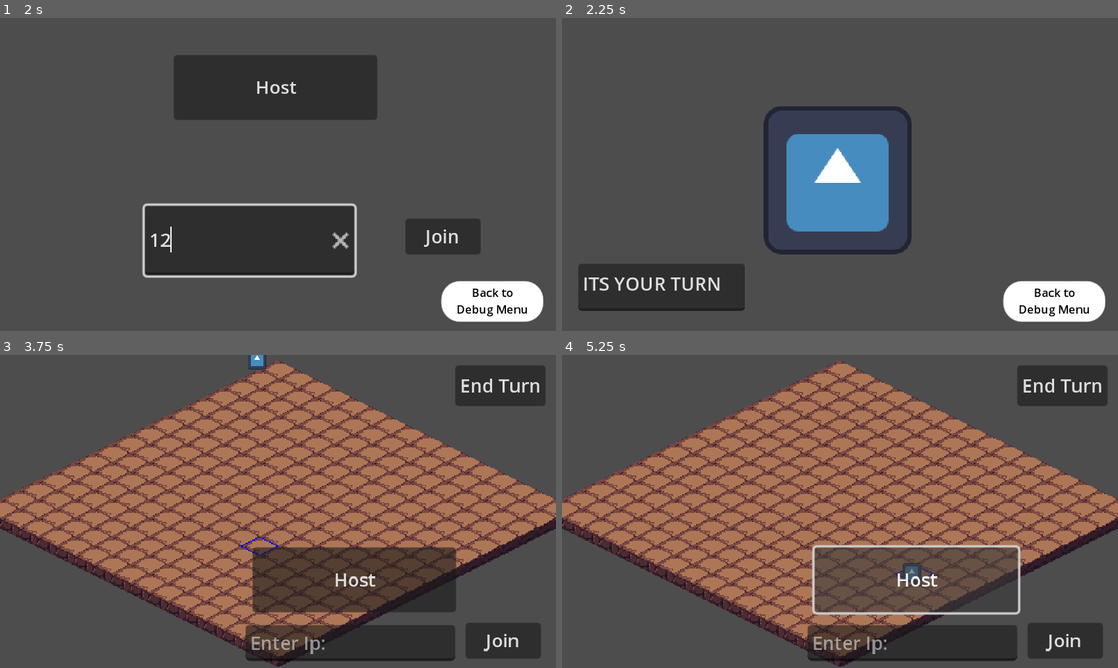
Above: before the commit, frames 1-4 (two rows, left to right).
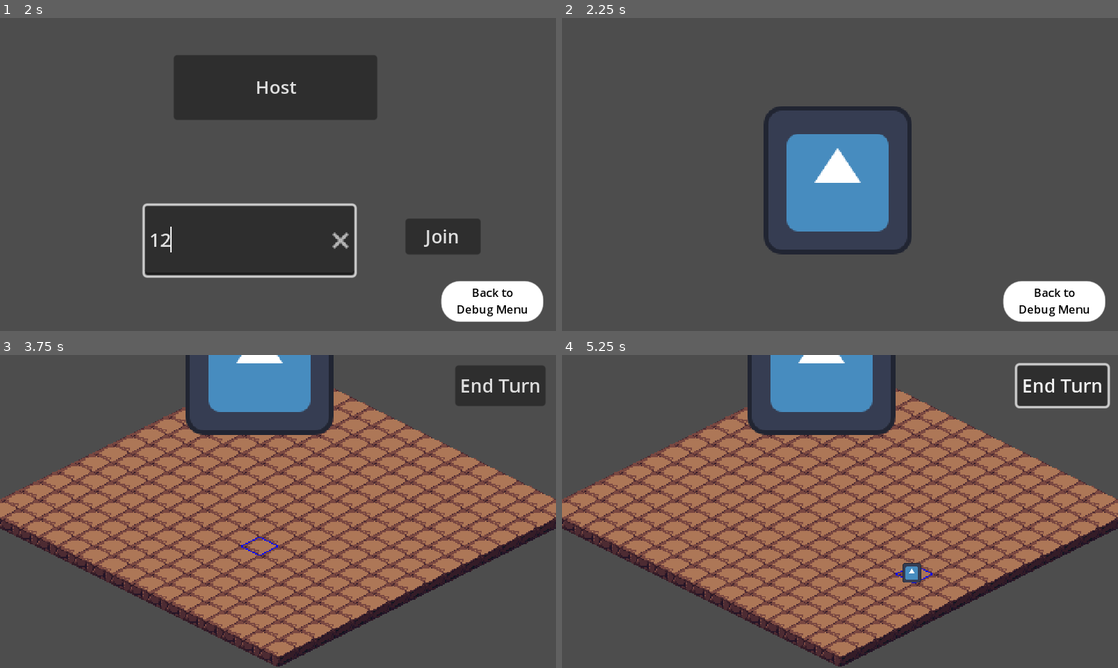
Above: after the commit, the same moments.

Repository: CodingMan275/gunslinger
Game: Godot game, scene res://debug_screen/debug_menu.tscn
Same seed, same stepped clock (60 frames per second), same inputs: the game is played once before the commit and once after it. The engine's default icon, where the game draws it, is replaced by a stand-in: a white triangle on a blue panel in a dark square.
Inputs (mouse positions are in pixels of both pictures, inside the frame that each line leads up to):
- Up to frame 1 (2 s): click "world" at 0.5 s; click (250, 240) at 1.27 s; type "12" at 1.35 s
- Up to frame 2 (2.25 s): click "Host" at 2 s
- Up to frame 3 (3.75 s): click "Back to Debug Menu" at 2.75 s; click "node_2d" at 3.5 s
- Up to frame 4 (5.25 s): click "End Turn" at 4.25 s; click (917, 580) at 5 s, where only the run before the commit has a clickable "Host"

Frame 1 is identical in both runs. In frame 2, 4.4% of the frame differs, in the area x 2-33%, y 78-94%; in frame 3, 19%; in frame 4, 19%, in the area x 33-99%, y 0-98%.
Error before the commit: Attempt to call function 'grab_focus' in base 'null instance' on a null instance. (res://tile_map.gd:23)

Commit message:
Revert "Peer ID Connected to Tile Map"
This reverts commit 127974195b67962c10cb84ddb2e0e2fff63ce8bb.

Diff:
--- a/Player.tscn
+++ b/Player.tscn
@@ -24,13 +24,4 @@
 [node name="MultiplayerSynchronizer" type="MultiplayerSynchronizer" parent="."]
 replication_config = SubResource("SceneReplicationConfig_42imv")
 
-[node name="CanvasLayer" type="CanvasLayer" parent="."]
-
-[node name="TextEdit" type="TextEdit" parent="CanvasLayer"]
-offset_left = 14.0
-offset_top = 212.0
-offset_right = 158.0
-offset_bottom = 253.0
-text = "ITS YOUR TURN"
-
 [connection signal="ready" from="." to="." method="_on_ready"]
--- a/node_2d.tscn
+++ b/node_2d.tscn
@@ -450,14 +450,6 @@
 sources/0 = SubResource("TileSetAtlasSource_p1dyh")
 sources/1 = SubResource("TileSetAtlasSource_bqeqs")
 
-[sub_resource type="SceneReplicationConfig" id="SceneReplicationConfig_mfl53"]
-properties/0/path = NodePath("MoveablePlayer:position")
-properties/0/spawn = true
-properties/0/replication_mode = 1
-properties/1/path = NodePath("CanvasLayer/Button:button_pressed")
-properties/1/spawn = true
-properties/1/replication_mode = 1
-
 [node name="Node2D" type="Node2D"]
 
 [node name="TileMap" type="TileMap" parent="."]
@@ -468,7 +460,6 @@
 layer_1/name = "Layer1"
 layer_1/y_sort_enabled = true
 script = ExtResource("3_m8k54")
-player_scene = ExtResource("5_lmdmc")
 
 [node name="Camera2D" type="Camera2D" parent="."]
 offset = Vector2(16, 130)
@@ -485,42 +476,7 @@
 action_mode = 0
 text = "End Turn"
 
-[node name="Host" type="Button" parent="CanvasLayer"]
-anchors_preset = -1
-anchor_left = 0.454
-anchor_top = 0.615
-anchor_right = 0.82
-anchor_bottom = 0.822
-offset_left = 0.0799866
-offset_top = -0.0500031
-offset_right = 0.103973
-offset_bottom = -0.00396729
-text = "Host"
-
-[node name="Join" type="Button" parent="CanvasLayer"]
-anchors_preset = -1
-anchor_left = 0.837
-anchor_top = 0.856
-anchor_right = 0.973
-anchor_bottom = 0.97
-offset_left = 0.23999
-offset_top = -0.12001
-offset_right = -0.0400391
-offset_bottom = 0.100006
-text = "Join"
-
-[node name="LineEdit" type="LineEdit" parent="CanvasLayer"]
-offset_left = 212.0
-offset_top = 233.0
-offset_right = 393.0
-offset_bottom = 264.0
-placeholder_text = "Enter Ip:"
-clear_button_enabled = true
-
-[node name="MultiplayerSpawner" type="MultiplayerSpawner" parent="."]
-spawn_path = NodePath("..")
-
-[node name="MultiplayerSynchronizer" type="MultiplayerSynchronizer" parent="."]
-replication_config = SubResource("SceneReplicationConfig_mfl53")
-
+[node name="Player" parent="." instance=ExtResource("5_lmdmc")]
+
+[connection signal="Order" from="TileMap" to="Player" method="_on_tile_map_order"]
 [connection signal="pressed" from="CanvasLayer/Button" to="TileMap" method="_on_button_pressed"]
--- a/player.gd
+++ b/player.gd
@@ -11,34 +11,14 @@
 
 #Player ID which will be determined on creation
 #Based on number of current connected peers
-var Host_ID = 0
-var Client_ID = 0
+var Player_ID = 0
 
-
-#When Host instantitates the play it is given special player 1 priviliges
-#Also giving it an ID based on number of peers messed it up
-func _on_host_id_signal(ID) -> void:
-	Host_ID = ID
-	pass # Replace with function body.
 
 #When the player is spawned into the 'tree' or scene it is giving
 #itself authority to itself multiplayer wise. Basically it gives you control
 #over your character
 func _enter_tree():
 	set_multiplayer_authority(name.to_int())
-
-	#Host is having some issues when peer connects and keeping its orignial ID of 1
-	#So now if the peer did not connected by host its ID its Host ID is zero
-	#and it gets a client ID, again could not find a more elegant solution but it will work
-	#Could proabably get it down to one static ID on a function that does not get called multiple times
-	#Sorry, -Josh
-	if Host_ID == 0:
-		Client_ID = multiplayer.get_peers().size() + 1
-		print(Client_ID)
-	else:
-		#Nothing changes its id is still 1
-		Host_ID = 1
-
 
 #Every tic or game update 'delta' the move function is being called
 func _physics_process(delta):
@@ -72,7 +52,7 @@
 	#increase the players velocity to max speed
 	velocity += Accel
 	velocity = velocity.limit_length(MAX_SPEED)
-
+	print(Player_ID)
 
 
 #When the signal from the world turn order is actvated this function
@@ -80,8 +60,11 @@
 func _on_tile_map_order(x) -> void:
 	print("Player")
 	print(x)
-	if(Host_ID == x || Client_ID == x):
-		$CanvasLayer.show()
-	else:
-		$CanvasLayer.hide()
 	pass # Replace with function body.
+
+func _on_ready() -> void:
+		#Array is empty when host is present, plus 1 to give it plyaer ID 1
+	#everytime a player spawns in the scene this runs and it is given its ID
+	Player_ID = multiplayer.get_peers().size() + 1
+	print(Player_ID)
+	pass # Replace with function body.
--- a/tile_map.gd
+++ b/tile_map.gd
@@ -20,7 +20,6 @@
 			}
 			set_cell(0, Vector2(x, y), 0, Vector2i(0, 0), 0)
 	#print(Dict)
-	line_edit.grab_focus()
 
 func _process(delta):
 	var tile = local_to_map(get_global_mouse_position())
@@ -46,85 +45,3 @@
 	#Signal is emitted with the information of turn order
 	Order.emit(Turn_Order)
 	pass # Replace with function body.
-
-#LAN JOSH STUFF
-#LAN Multiplayer tutorial https://www.youtube.com/watch?v=M0LJ9EsS_Ak
-
-#Peer can be both a client or host, its just who you are
-var peer = ENetMultiplayerPeer.new()
-
-signal Host_ID_Signal
-
-#This is what the player will be, whatever the player controller is plug in here
-@export var player_scene : PackedScene
-
-@onready var line_edit = get_node("CanvasLayer/LineEdit")
-
-#Creating a server on someones machine
-func _on_host_pressed() -> void:
-
-	#Will get a window user's LAN IP address, each device has its own unique
-	#LAN IP which needs to be shared somehow
-	#https://forum.godotengine.org/t/how-to-get-local-ip-address/10399/2
-	var LAN_IP = IP.resolve_hostname(str(OS.get_environment("COMPUTERNAME")),1)
-	print(LAN_IP)
-
-	#Arbitrary port, can be changed later or can be made inputable
-	peer.create_server(1027)
-	#creates the peer who is hosting
-	multiplayer.multiplayer_peer = peer
-	multiplayer.peer_connected.connect(add_player)
-	#Add the player to the scene / game
-	add_player()
-	#Canvas no longer needed
-	$CanvasLayer.hide()
-
-#Joining someone who is hosting the game
-func _on_join_pressed() -> void:
-	#IP of SUNY Poly, can be changed later
-	peer.create_client(line_edit.text, 1027)
-	#Create client peer
-	multiplayer.multiplayer_peer = peer
-
-
-	#Canvas no longer needed
-	$CanvasLayer.hide()
-
-	#Adding player number 1
-func add_player(id = 1):
-	#Create an instance of the player scene
-	var player = player_scene.instantiate()
-	#Makes the player name the ID
-	player.name = str(id)
-	#This should make the instance of the character a child of then scene
-	call_deferred("add_child", player)
-
-	#Signal for host to get ID which is player 1, not ideal but no other solution found
-	Host_ID_Signal.emit(1)
-
-	#Exiting the game
-	#This does not work as intended, client is not properly deleted
-	#If host dissconects no one else is booted
-	#Probably has soething to do with clients not having IDs yet
-	#Unclear on how dissconnecting mid match and rejoing would work
-	#I feel confident I could make it work.
-	#Really unclear on how save states would work, not as confident in that
-func exit_game(id):
-	#Deletes host player when they dissconnect
-	multiplayer.peer_disconnected.connect(del_player)
-	del_player(id)
-
-#Calls rpc for deleting players when it dissconnected
-#Not sure why we need two functions del_player and _del_player
-#Just followed tutorial and it broke when I tried to make it more compact
-#A non-issue
-func del_player(id):
-	rpc("_del_player", id)
-
-#RPC is very important for multiplayer in godot, apparently
-@rpc("any_peer","call_local")
-
-#Finally deletes player with ID
-func _del_player(id):
-	#deletes node in the world scene
-	get_node(str(id)).queue_free()
--- a/world.gd
+++ b/world.gd
@@ -1,10 +1,17 @@
 extends Node2D
 #LAN Multiplayer tutorial https://www.youtube.com/watch?v=M0LJ9EsS_Ak
 
+
+#As of right now it is hard coded to only work When
+#Josh hosts the game because of the LAN IP address
+#Working on better solutions now
+
+#Just something to prove LAN is possible with basic movements
+#I feel confident that if we get a world controller / automatic rules controller
+#it would be easy to properly sync and async what is needed per player
+
 #Peer can be both a client or host, its just who you are
 var peer = ENetMultiplayerPeer.new()
-
-signal Host_ID_Signal
 
 #This is what the player will be, whatever the player controller is plug in here
 @export var player_scene : PackedScene
@@ -53,9 +60,6 @@
 	#This should make the instance of the character a child of then scene
 	call_deferred("add_child", player)
 
-	#Signal for host to get ID which is player 1, not ideal but no other solution found
-	Host_ID_Signal.emit(1)
-
 	#Exiting the game
 	#This does not work as intended, client is not properly deleted
 	#If host dissconects no one else is booted
--- a/world.tscn
+++ b/world.tscn
@@ -53,6 +53,5 @@
 offset_right = 231.0
 offset_bottom = 122.0
 
-[connection signal="Host_ID_Signal" from="." to="." method="_on_host_id_signal"]
 [connection signal="pressed" from="CanvasLayer/Host" to="." method="_on_host_pressed"]
 [connection signal="pressed" from="CanvasLayer/Join" to="." method="_on_join_pressed"]
Not shown: 1 places in node_2d.tscn that only renumber resources
